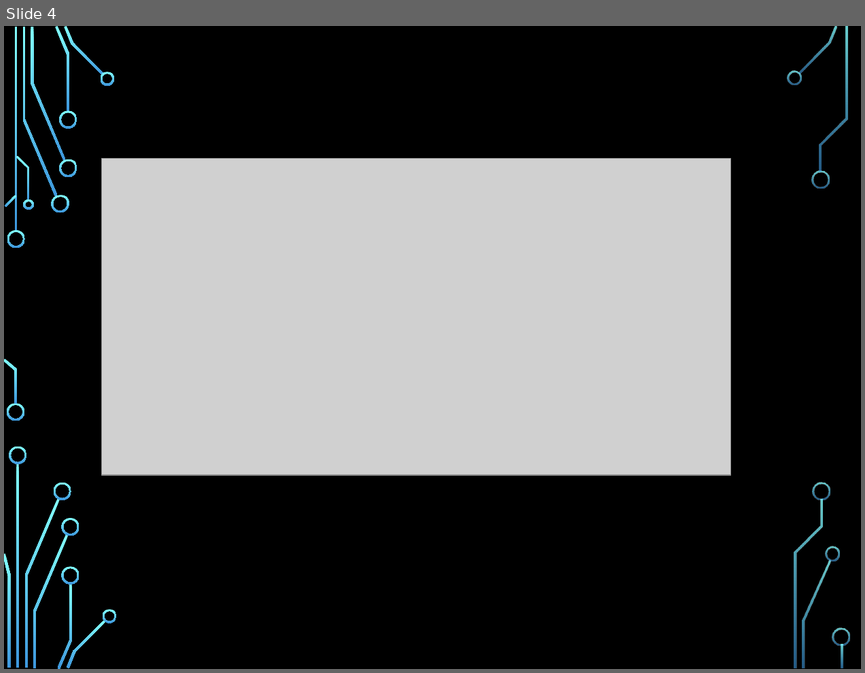
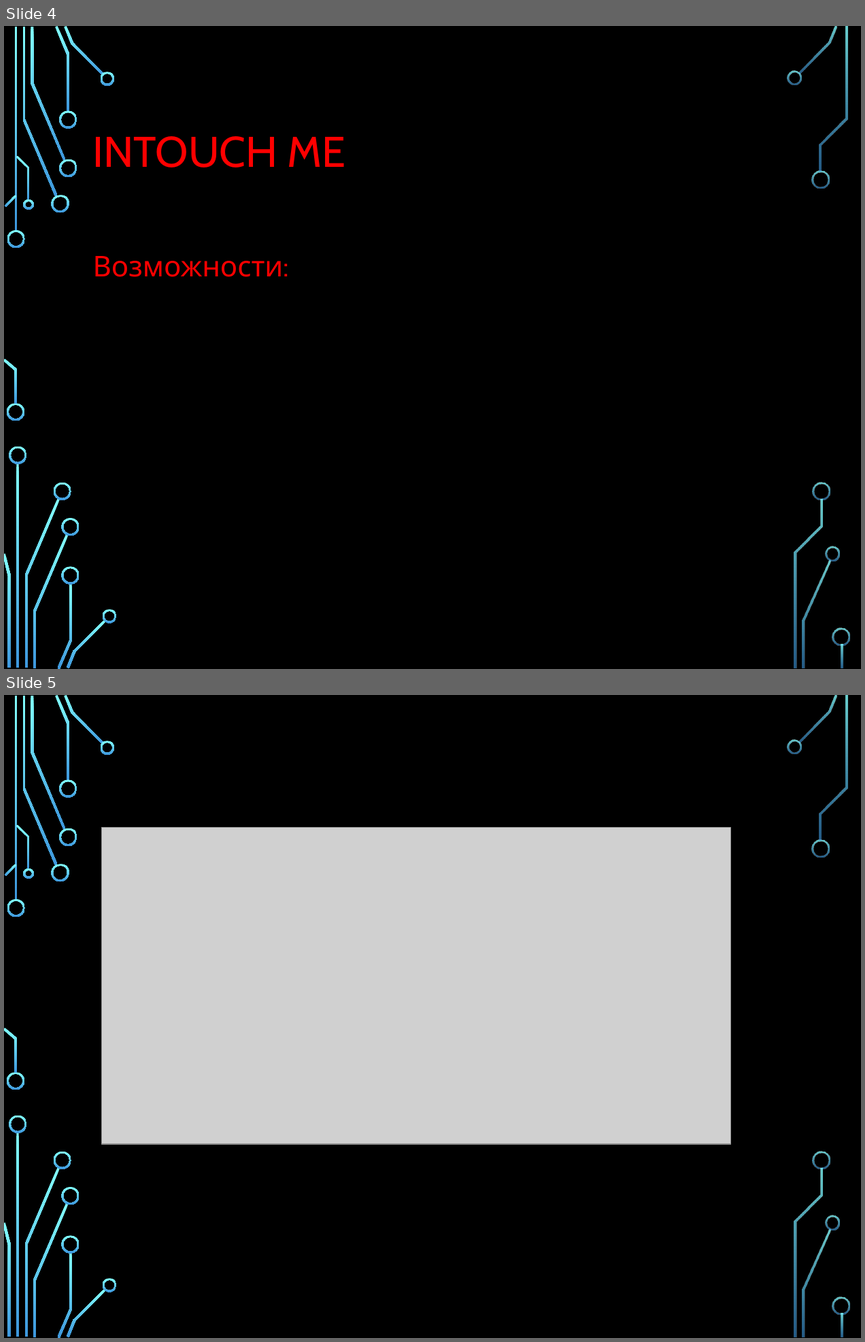
Before and after one commit to tyunegov/Presentation_ASUTP, a slide deck: итоговая.pptx. Shown one above the other, each under a label of ours: slide 4 before the commit, slides 4 and 5 after it. The pictures are 865x673 and 865x1342 pixels, drawn with LibreOffice and Linux fonts; fonts in the diff are those of the drawing; grey boxes stand for pictures; background and template pictures are left out. Boxes give left, top, right and bottom in pixels: in the first picture for what was removed or moved away, otherwise in the second. Text is boxed around its words. In the diff, an @@ line names an element or a change of style, - is before the commit and + after.

Commit message:
01122019

```diff
--- a/итоговая.pptx
+++ b/итоговая.pptx
@@ slide 4 added at (4, 26, 861, 669), background picture (left out); not listed: 36 template elements that a slide beside it also shows @@
@@ title added at (93, 136, 346, 167), 36 pt, text #FF0000 @@
+INTOUCH ME
@@ text added at (93, 256, 283, 277), 24 pt, text #FF0000 @@
+Возможности:
@@ what was slide 4 is now slide 5 @@
```
Also in this commit, not shown: 1 slide changed.
